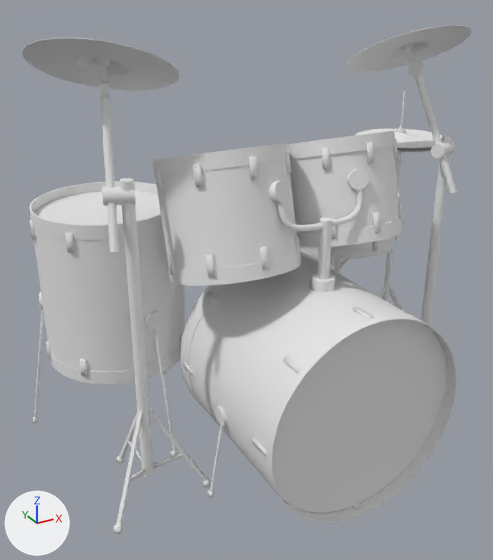
One commit to the OBJ model 3DModels/contributions/contributions/batterie/batterie.obj: the scene before it, then after it.
Camera for both pictures: a camera (50 mm lens) standing at (-92.2, -130.9, 126.0) and looking at (-7.2, 23.7, 48.7). The axes (+X, +Y, +Z) are drawn at lower left. The lights are the same throughout. The older version comes first. Where no turn or scale is listed for an object, it has been applied to the vertices.

The first picture shows 'batterie'.
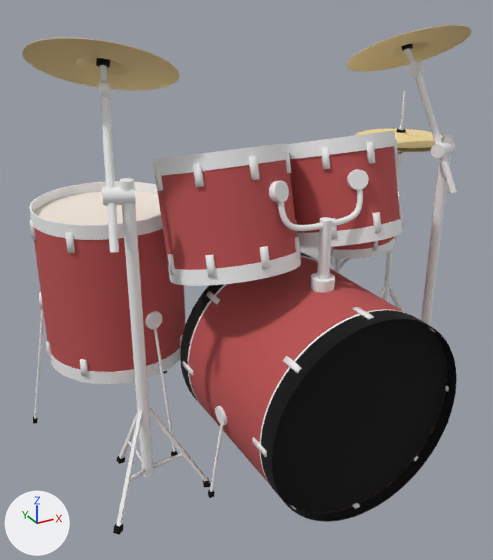
Pixel boxes (x1, y1, x2, y2) of what changed, in the pictures (493 x 560 px):
'batterie', recoloured (darker): (22, 25, 471, 535) in both

The edits, one by one:
Material 'Rouge' (mat_rouge) changes colour from white #e7e7e7 to red #bd5353; in linear values from (0.8, 0.8, 0.8) to (0.51, 0.0867, 0.0867).
Material 'Noir' (mat_noir) changes colour from white #e7e7e7 to black #000000; in linear values from (0.8, 0.8, 0.8) to (0.0, 0.0, 0.0).
Material 'Cuivre' (mat_cuivre) changes colour from white #e7e7e7 to beige #f1d99b; in linear values from (0.8, 0.8, 0.8) to (0.88, 0.692, 0.326).
